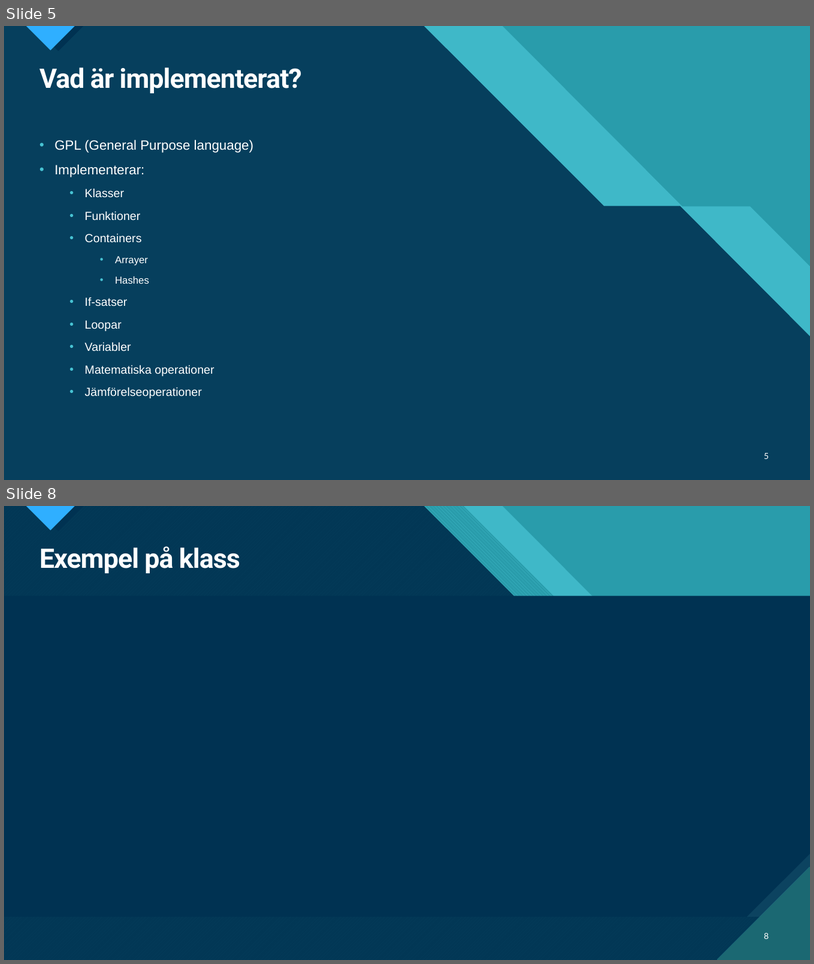
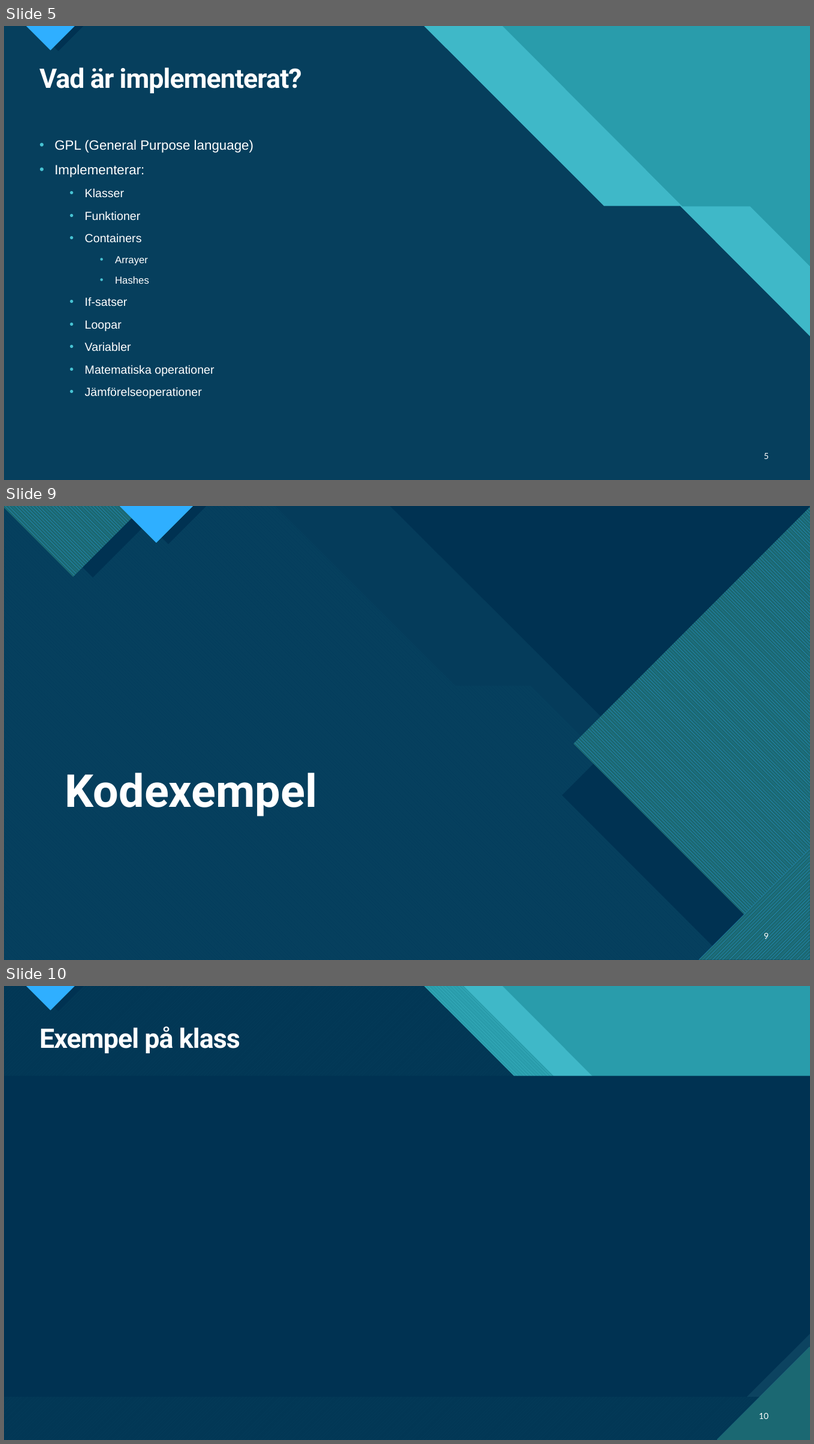
Before and after one commit to Albin0208/Parser-in-ruby, a slide deck: documentation/Cobra presentation.pptx. Shown one above the other, each under a label of ours: slides 5 and 8 before the commit, slides 5, 9 and 10 after it; the slides between them are not shown. The pictures are 814x964 and 814x1444 pixels, drawn with LibreOffice and Linux fonts; fonts in the diff are those of the drawing. Boxes give left, top, right and bottom in pixels: in the first picture for what was removed or moved away, otherwise in the second. Text is boxed around its words. In the diff, an @@ line names an element or a change of style, - is before the commit and + after.

```diff
--- a/documentation/Cobra presentation.pptx
+++ b/documentation/Cobra presentation.pptx
@@ slide 9 added at [4,506,810,960], background #FFFFFF; not listed: 10 template elements that a slide beside it also shows @@
@@ rectangle added at [4,506,810,960], fill #0C4360 @@
@@ freeform shape added at [4,506,810,960], fill #47C3D3 at 74% opacity @@
@@ freeform shape added at [4,506,806,960], fill pattern #0065A4 on #47C3D3 @@
@@ freeform shape added at [4,506,144,576], fill pattern #2FAFFF on #1B6872 @@
@@ freeform shape added at [21,506,165,578], fill #003352 @@
@@ freeform shape added at [120,506,194,543], fill pattern #2FAFFF on #1B6872 @@
@@ freeform shape added at [130,506,207,544], fill #003352 @@
@@ right triangle added at [390,506,810,925], fill #003352 @@
@@ freeform shape added at [574,506,810,960], fill pattern #2FAFFF on #1B6872 @@
@@ freeform shape added at [562,547,810,960], fill #003352 @@
@@ title added at [65,772,317,816], 54 pt, text #FFFFFF, bold @@
+Kodexempel
@@ freeform shape added at [699,849,810,960], fill pattern #2FAFFF on #1B6872 @@
@@ freeform shape added at [728,877,810,960], fill #003352 @@
@@ page number added at [764,933,769,941], 10 pt, text #FFFFFF @@
+9
@@ what was slide 8 is now slide 10 @@
@@ page number at [759,1413,769,1419]: text changed @@
-8
+10
```
Also in this commit, not shown: 3 slides changed, 2 other slides added, 1 slide removed, 3 other files.
